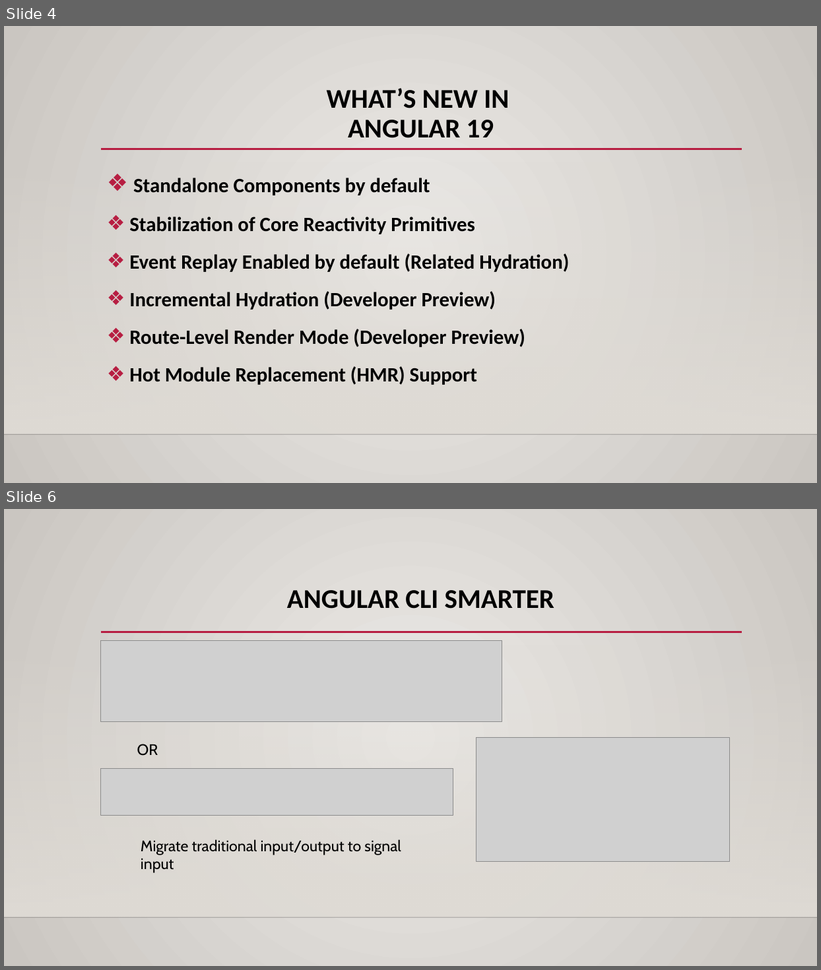
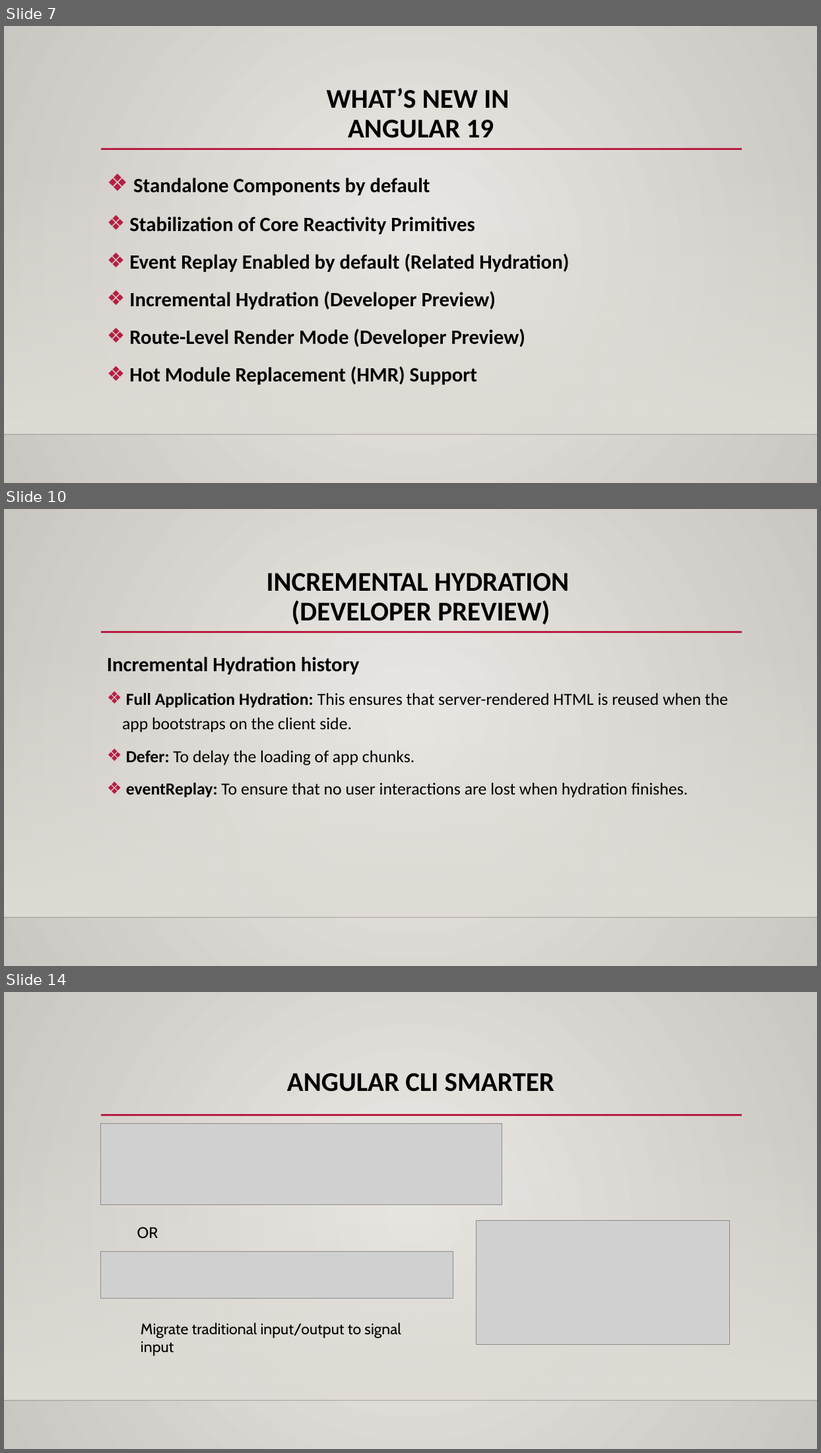
Before and after one commit to TriBuiQuang/demo_angular_19, a slide deck: Presentation2.pptx. Shown one above the other, each under a label of ours: slides 4 and 6 before the commit, slides 7, 10 and 14 after it; the slides between them are not shown. The pictures are 821x970 and 821x1453 pixels, drawn with LibreOffice and Linux fonts; fonts in the diff are those of the drawing; grey boxes stand for pictures; background and template pictures are left out. Boxes give left, top, right and bottom in pixels: in the first picture for what was removed or moved away, otherwise in the second. Text is boxed around its words. In the diff, an @@ line names an element or a change of style, - is before the commit and + after.

```diff
--- a/Presentation2.pptx
+++ b/Presentation2.pptx
@@ slide 10 added at [4,509,817,966], background gradient #ECEAE7 to #CAC7C1; not listed: 3 template elements that a slide beside it also shows @@
@@ title added at [267,573,569,625], 32 pt, text #000000, bold @@
+INCREMENTAL HYDRATION
+(DEVELOPER PREVIEW)
@@ text added at [107,657,728,797], 20 pt, text #000000 @@
+Incremental Hydration history
+❖ Full Application Hydration: This ensures that server-rendered HTML is reused when the app bootstraps on the client side.
+❖ Defer: To delay the loading of app chunks.
+❖ eventReplay: To ensure that no user interactions are lost when hydration finishes.
@@ what was slide 4 is now slide 7 @@
@@ what was slide 6 is now slide 14 @@
```
Also in this commit, not shown: 2 slides changed, 7 other slides added, 1 other file.
